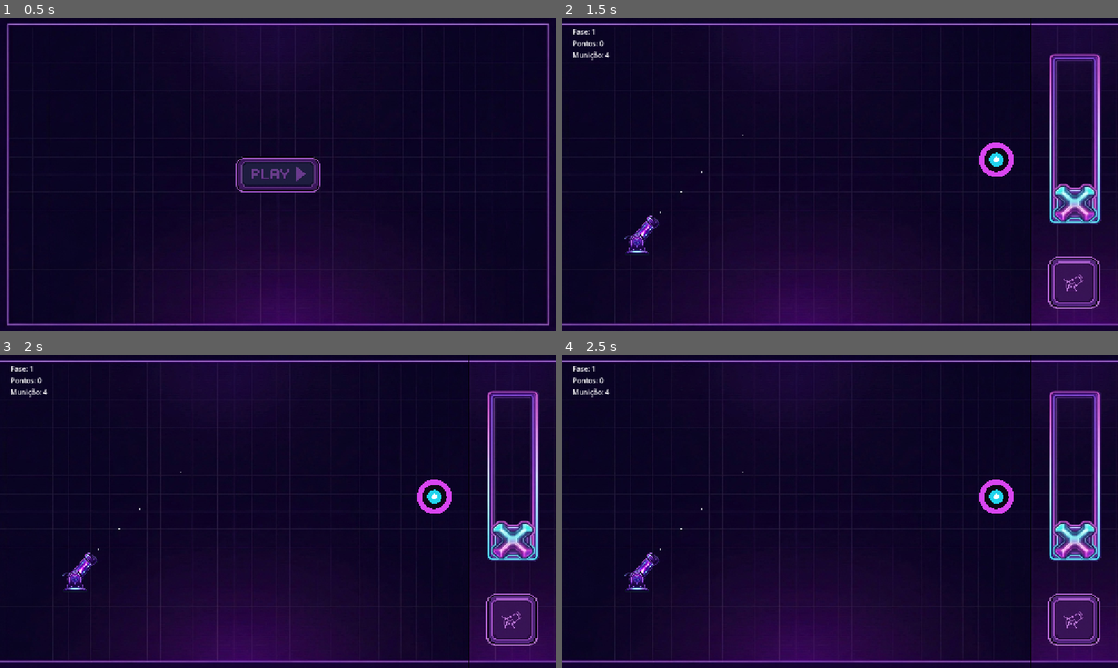
Above: before the commit, frames 1-4 (two rows, left to right).
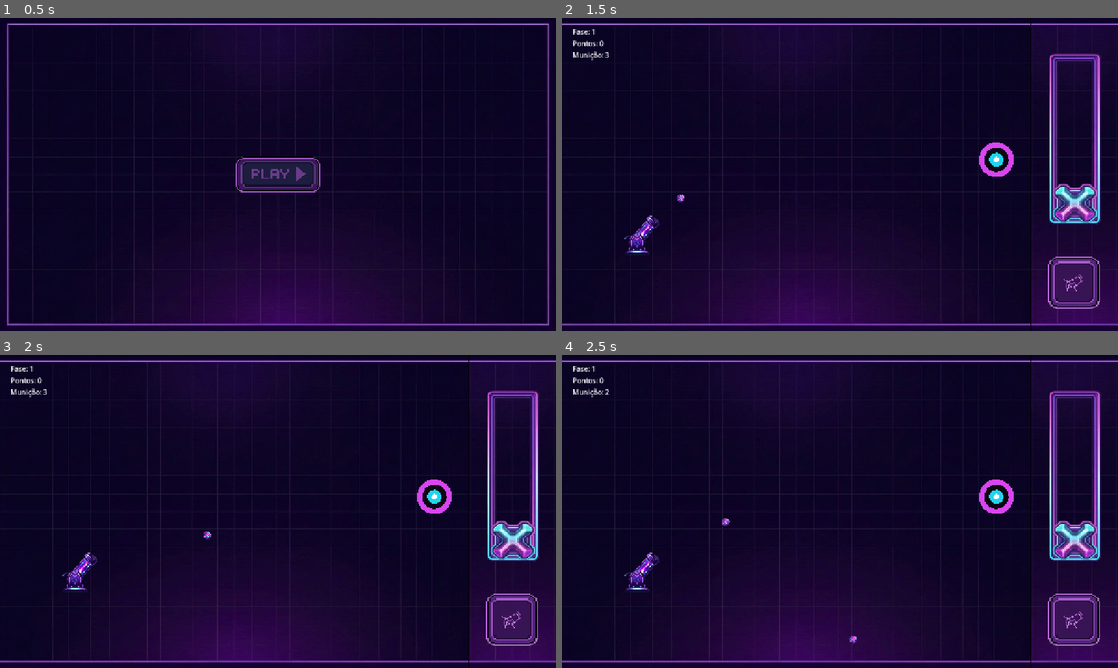
Above: after the commit, the same moments.

Repository: Zidan-09/Arc-Impact
Game: Godot game, scene res://screens/home.tscn
Two runs of this game, one before a commit and one after it. Both use one fixed random seed, a clock stepped at 60 frames per second and the inputs below.
Inputs (mouse positions are in pixels of both pictures, inside the frame that each line leads up to):
- Up to frame 1 (0.5 s): no input
- Up to frame 2 (1.5 s): click (840, 174) at 0.5 s; click (1073, 284) at 1.25 s
- Up to frame 3 (2 s): no input
- Up to frame 4 (2.5 s): click (1073, 621) at 2 s

Frame 1 is identical in both runs. In frame 2, less than 0.1% of the frame differs, in the area x 7-33%, y 10-63%; in frame 3, less than 0.1%; in frame 4, less than 0.1%, in the area x 7-53%, y 10-93%.

Commit message:
feat(game): Game coordinates cannon, PowerSlider, FireButton and ammo state

Diff:
--- a/screens/game.gd
+++ b/screens/game.gd
@@ -1,27 +1,124 @@
 extends Control
+
+const END_DELAY := 8.0
 
 @onready var world: Node2D = $WorldArea/World
 @onready var level_node: Node2D = $WorldArea/World/Level
 @onready var cannon: Cannon = $WorldArea/World/Cannon
 @onready var hud: Control = $Hud
+@onready var power_slider: Control = $Hud/Controls/PowerSlider
+@onready var fire_button: TextureButton = $Hud/Controls/FireButton
 
 var builder: LevelBuilder
 var current_def: LevelDefinition = null
+var current_target: Target = null
 var level_number := 1
+var ammo_total := 0
+var ammo_left := 0
+var game_over := true
+var won := false
+
+var _loading := false
+var _awaiting_end := false
+var _end_timer := 0.0
+var _dragging_angle := false
 
 
 func _ready() -> void:
+	fire_button.focus_mode = Control.FOCUS_NONE
+	fire_button.pressed.connect(shoot)
+	cannon.bullet_container = level_node
+	cannon.current_power = power_slider.power
+	power_slider.power_changed.connect(_on_power_changed)
 	builder = LevelBuilder.new()
 	add_child(builder)
-	cannon.bullet_container = level_node
 	load_fixed_level()
 
 
 func load_fixed_level() -> void:
+	if _loading:
+		return
+	_loading = true
+	game_over = true
+	won = false
+	_awaiting_end = false
+	_end_timer = 0.0
+	ammo_total = 0
+	ammo_left = 0
+	current_def = null
+	current_target = null
 	var cfg := DifficultyTable.get_config(1)
 	var def := ProceduralLevelGenerator.ultimate_fallback(1, 1, cfg)
-	await builder.build(level_node, def)
+	var built := await builder.build(level_node, def)
 	current_def = def
 	cannon.position = def.cannon_position
+	ammo_total = def.ammo
+	ammo_left = def.ammo
+	current_target = built["target"] as Target
+	if current_target != null:
+		current_target.hit.connect(_on_target_hit)
+	game_over = false
+	_loading = false
 	hud.set_level(level_number)
-	hud.set_ammo(def.ammo, def.ammo)
+	hud.set_ammo(ammo_total, ammo_left)
+
+
+func shoot() -> void:
+	if game_over or _loading:
+		return
+	if ammo_left <= 0:
+		return
+	ammo_left -= 1
+	cannon.shoot(power_slider.power)
+	_end_timer = 0.0
+	_awaiting_end = ammo_left <= 0
+	hud.set_ammo(ammo_total, ammo_left)
+
+
+func _physics_process(delta: float) -> void:
+	if not _awaiting_end or won or game_over:
+		return
+	_end_timer += delta
+	var bullets := get_tree().get_nodes_in_group("bullets")
+	if bullets.is_empty() or _end_timer >= END_DELAY:
+		_defeat()
+
+
+func _on_target_hit(_body: Bullet) -> void:
+	if game_over or won:
+		return
+	won = true
+	game_over = true
+	_awaiting_end = false
+
+
+func _defeat() -> void:
+	game_over = true
+	_awaiting_end = false
+
+
+func _on_power_changed(value: float) -> void:
+	cannon.set_power(value)
+
+
+func _input(event: InputEvent) -> void:
+	if event is InputEventMouseButton:
+		if event.button_index == MOUSE_BUTTON_LEFT and not event.pressed:
+			_dragging_angle = false
+	elif event is InputEventScreenTouch:
+		if event.index == 0 and not event.pressed:
+			_dragging_angle = false
+
+
+func _unhandled_input(event: InputEvent) -> void:
+	if event is InputEventMouseButton:
+		if event.button_index == MOUSE_BUTTON_LEFT:
+			_dragging_angle = event.pressed
+	elif event is InputEventMouseMotion and _dragging_angle:
+		cannon.rotate_cannon(-event.relative.y)
+	elif event is InputEventScreenTouch:
+		if event.index == 0:
+			_dragging_angle = event.pressed
+	elif event is InputEventScreenDrag:
+		if event.index == 0 and _dragging_angle:
+			cannon.rotate_cannon(-event.relative.y)
